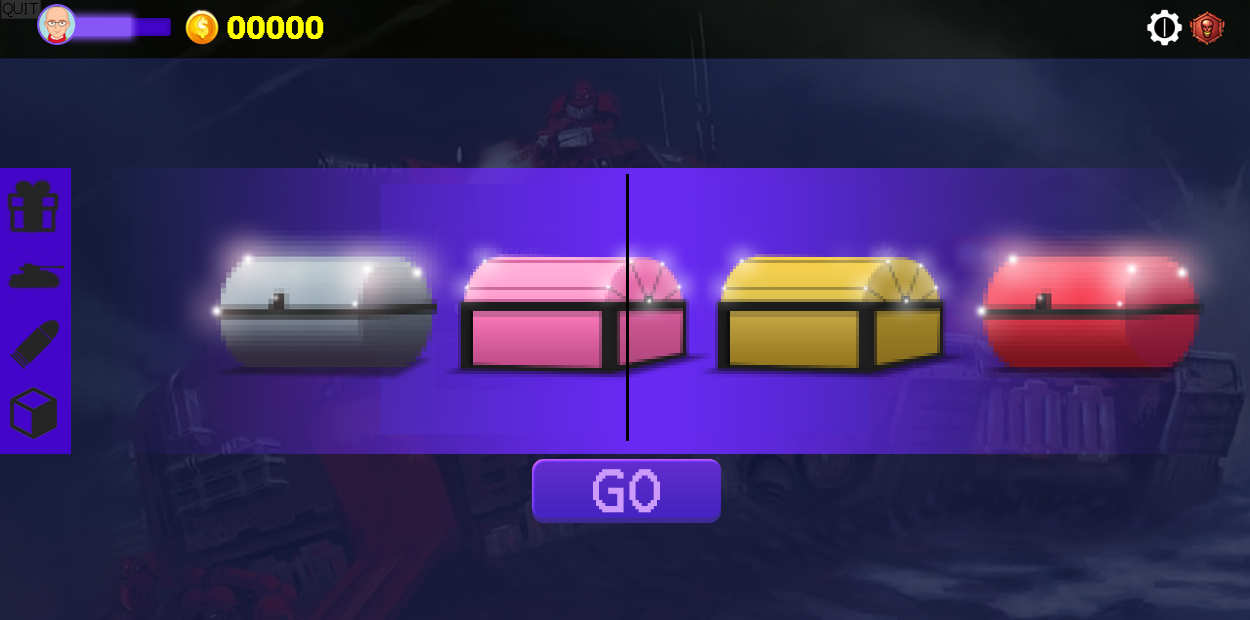
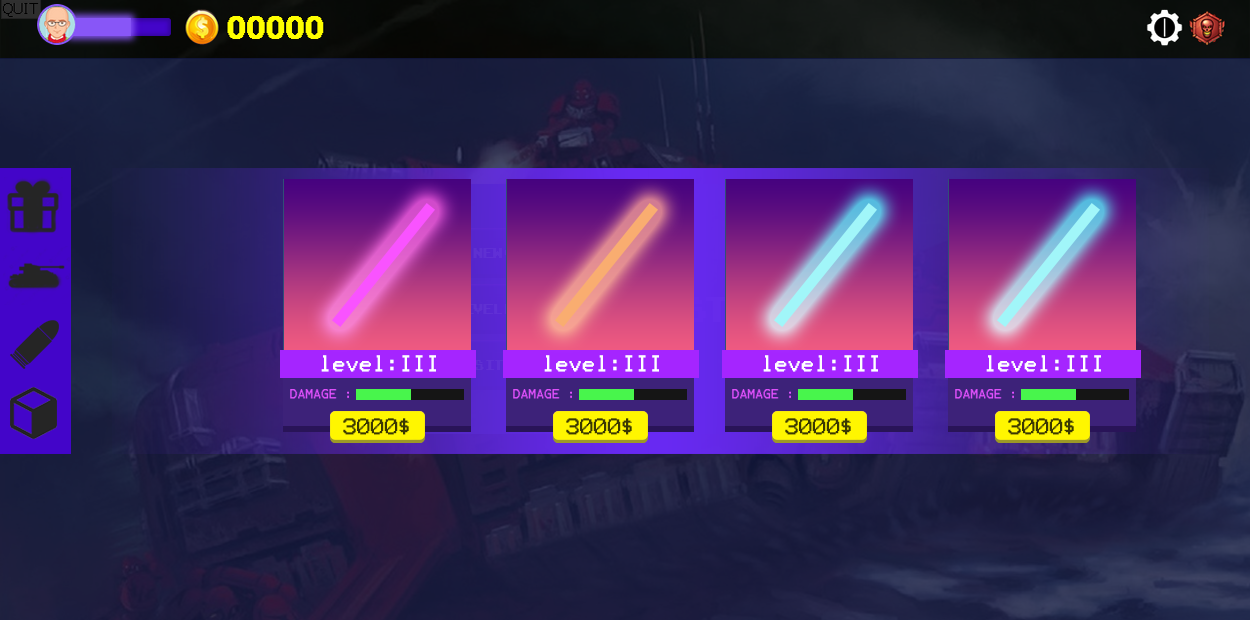
The second 1250×620 image is a revision of the first. Changes to its layers:
moved "Rectangle 3" into group "gift side", painted on it, masked it over [626, 174, 1207, 523]
moved "boxI copy" into group "gift side" over [697, 254, 970, 383]
moved "boxI" into group "gift side" over [440, 254, 713, 383]
moved "item copy 2" into group "gift side" over [205, 225, 448, 381]
moved "item copy" into group "gift side" over [970, 225, 1215, 383]
added group "arms side copy 3" with 13 layers above "arms side copy 2" over [280, 179, 476, 443]
added group "cover copy 4" (1st of 4, in "arms side copy 3") with 12 layers in group "arms side copy 3" over [280, 179, 476, 443]
added layer "Rectangle 5" (5th of 8, in "arms side copy 3" › "cover copy 4") in group "cover copy 4" over [284, 179, 471, 350]
added layer "Rectangle 4" (5th of 8, in "arms side copy 3" › "cover copy 4") in group "cover copy 4" over [283, 179, 471, 432]
added group "arms side copy 2" with 13 layers above "arms side copy" over [503, 179, 699, 443]
added group "cover copy 4" (2nd of 4, in "arms side copy 2") with 12 layers in group "arms side copy 2" over [503, 179, 699, 443]
added layer "Rectangle 4" (6th of 8, in "arms side copy 2" › "cover copy 4") in group "cover copy 4" over [506, 179, 694, 432]
added group "arms side copy" with 13 layers above "arms side" over [722, 179, 918, 443]
added group "cover copy 4" (3rd of 4, in "arms side copy") with 12 layers in group "arms side copy" over [722, 179, 918, 443]
added layer "Rectangle 4" (7th of 8, in "arms side copy" › "cover copy 4") in group "cover copy 4" over [725, 179, 913, 432]
added group "arms side" with 13 layers above "background" over [945, 179, 1141, 443]
added group "cover copy 4" (4th of 4, in "arms side") with 12 layers in group "arms side" over [945, 179, 1141, 443]
added layer "Rectangle 4" (8th of 8, in "arms side" › "cover copy 4") in group "cover copy 4" over [948, 179, 1136, 432]
…and 45 more changes (43 added, 2 stack)
